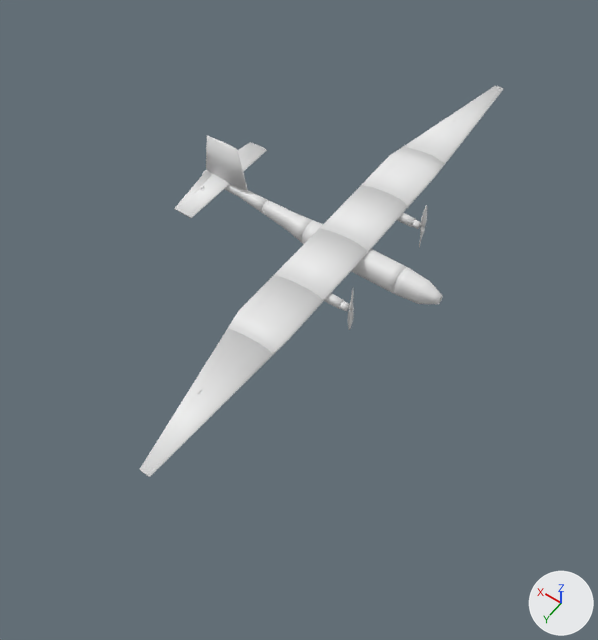
What one commit did to the glTF model docs/demo/data/step/30.glb.
The view is the same before and after, from a camera (50 mm lens) standing at (-0.83, 2.23, 2.76) and looking at (0.5, 0.36, -0.17). Lighting does not change. The marker at lower right points along +X, +Y and +Z. The first picture is the older version.

The scene before the commit, as lines of its bpy script (objects in view):
```python
ob_flap_l = bpy.data.objects.new('flap_L', me_flap_l)
ob_flap_l.location = (0.0, 0.0, 0.0)
ob_flap_r = bpy.data.objects.new('flap_R', me_flap_r)
ob_flap_r.location = (0.0, 0.0, 0.0)
ob_fuse1 = bpy.data.objects.new('fuse1', me_fuse1)
ob_fuse1.location = (0.0, 0.0, 0.0)
ob_fuse2 = bpy.data.objects.new('fuse2', me_fuse2)
ob_fuse2.location = (0.0, 0.0, 0.0)
ob_fuse3 = bpy.data.objects.new('fuse3', me_fuse3)
ob_fuse3.location = (0.0, 0.0, 0.0)
ob_fuse4 = bpy.data.objects.new('fuse4', me_fuse4)
ob_fuse4.location = (0.0, 0.0, 0.0)
ob_fuse5 = bpy.data.objects.new('fuse5', me_fuse5)
ob_fuse5.location = (0.0, 0.0, 0.0)
ob_wing_l1 = bpy.data.objects.new('wing_L1', me_wing_l1)
ob_wing_l1.location = (0.0, 0.0, 0.0)
ob_wing_l2 = bpy.data.objects.new('wing_L2', me_wing_l2)
ob_wing_l2.location = (0.0, 0.0, 0.0)
# also in view: 'vstab' at (1.15, 0.0, 0.14); 'wing_R1' at (0.51, 0.17, 0.04); 'wing_R2' at (0.48, 0.52, 0.04); 'wing_L3' at (0.47, -1.05, 0.04); 'aileron_R' at (0.54, 1.05, 0.04)
```
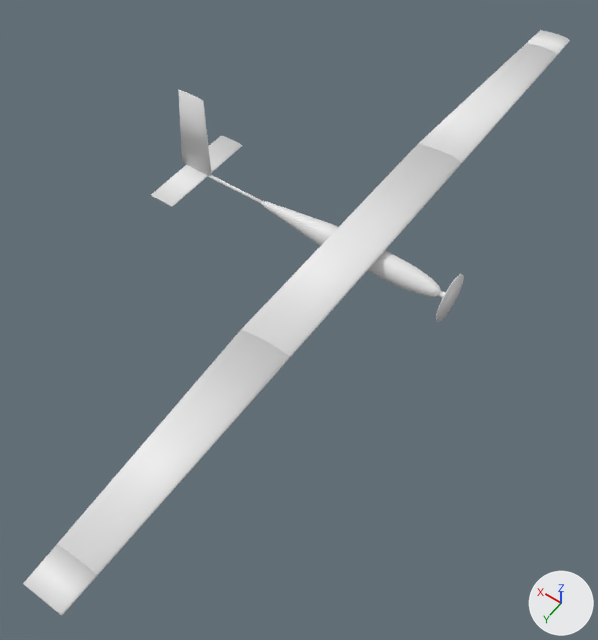
Boxes [x1, y1, x2, y2] around the edits, measured in the pictures (598 x 640 px):
'wing', added: after [23, 30, 570, 616]
'wing_R3', deleted: before [142, 333, 273, 477]
'aileron_R', reshaped (96% wider, 54% taller): before [139, 328, 238, 472]; after [57, 329, 252, 551]
'wing_R1', deleted: before [274, 228, 368, 301]
'wing_R2', deleted: before [239, 279, 323, 355]
'wing_L1', deleted: before [320, 185, 408, 252]
'fuselage', added: after [261, 201, 441, 297]
'wing_L2', deleted: before [374, 149, 444, 207]
'wing_L3', deleted: before [414, 86, 503, 165]
'aileron_L', reshaped (24% wider, 64% taller): before [404, 86, 497, 149]; after [418, 43, 534, 147]
'vtail', added: after [185, 92, 212, 176]
'htail', added: after [157, 138, 243, 207]
'fuse2', deleted: before [351, 249, 406, 294]
'hstab', deleted: before [179, 144, 267, 218]
'fuse1', deleted: before [394, 267, 443, 304]
'vstab', deleted: before [215, 139, 248, 190]
'fuse4', deleted: before [262, 200, 314, 243]
'rudder', reshaped: before [206, 136, 217, 176]; after [178, 89, 190, 166]
'flap_R', deleted: before [228, 275, 286, 333]
'flap_L', deleted: before [362, 146, 413, 188]
'prop', added: after [436, 274, 464, 322]
'fuse5', deleted: before [202, 170, 267, 213]
'elevator', added: after [151, 135, 227, 199]
'elevator_R', deleted: before [174, 171, 213, 211]
'fuse3', deleted (mostly hidden): before [302, 221, 323, 244]
'boom', added: after [189, 165, 262, 204]
'nacelle_R', deleted: before [324, 293, 344, 309]
'prop_R', deleted: before [348, 289, 354, 330]
'prop_L', deleted: before [419, 205, 427, 248]
'nacelle_L', deleted: before [397, 213, 415, 227]
'elevator_L', deleted: before [207, 142, 254, 172]
'motor_R', deleted: before [339, 301, 349, 311]
'motor_L', deleted: before [411, 219, 421, 229]
part 3 of me_rudder, deleted: before [206, 136, 217, 176]
part 4 of me_rudder, added: after [178, 89, 190, 166]

The edits, one by one:
me_aileron_l is used by ob_aileron_l; location (0.0, 0.0, 0.0).
me_aileron_l had 160 vertices, 316 faces and spanned x 0.46..0.619, y -1.4..-0.7, z 0.032..0.046.
me_aileron_l now has 96 vertices, 188 faces and spans x 0.441..0.544, y -1.782..-0.702, z 0.081..0.095.
me_aileron_l part 1: 160 vertices removed from x 0.46..0.619, y -1.4..-0.7, z 0.032..0.046; 96 vertices added at x 0.441..0.544, y -1.782..-0.702, z 0.081..0.095.
me_aileron_r is used by ob_aileron_r; location (0.0, 0.0, 0.0).
me_aileron_r had 160 vertices, 316 faces and spanned x 0.46..0.619, y 0.7..1.4, z 0.032..0.046.
me_aileron_r now has 96 vertices, 188 faces and spans x 0.441..0.544, y 0.702..1.782, z 0.081..0.095.
me_aileron_r part 2: 160 vertices removed from x 0.46..0.619, y 0.7..1.4, z 0.032..0.046; 96 vertices added at x 0.441..0.544, y 0.702..1.782, z 0.081..0.095.
me_rudder is used by ob_rudder; location (0.0, 0.0, 0.0).
me_rudder had 160 vertices, 316 faces and spanned x 1.229..1.312, y -0.008..0.008, z 0.034..0.254.
me_rudder now has 96 vertices, 188 faces and spans x 1.382..1.47, y -0.005..0.005, z 0.0..0.448.
me_rudder part 3: 160 vertices removed from x 1.229..1.312, y -0.008..0.008, z 0.034..0.254.
me_rudder part 4: 96 vertices added at x 1.382..1.47, y -0.005..0.005, z 0.0..0.448.
Mesh me_prop is new.
It is a 48-sided cylinder along x spanning x -0.042..-0.038, y -0.114..0.114, z -0.114..0.114.
Mesh me_boom is new.
It has 192 vertices, 384 faces and spans x 0.85..1.42, y -0.008..0.008, z -0.008..0.008.
Mesh me_fuselage is new.
It has 1058 vertices, 2112 faces and spans x 0.0..1.0, y -0.058..0.058, z -0.058..0.058.
Mesh me_vtail is new.
It has 96 vertices, 188 faces and spans x 1.28..1.413, y -0.008..0.008, z 0.0..0.448.
Mesh me_elevator is new.
It has 96 vertices, 188 faces and spans x 1.396..1.438, y -0.27..0.27, z -0.003..0.003.
Mesh me_htail is new.
It has 96 vertices, 188 faces and spans x 1.3..1.396, y -0.27..0.27, z -0.005..0.005.
Mesh me_wing is new.
It has 470 vertices, 928 faces and spans x 0.3..0.54, y -1.94..1.94, z 0.08..0.1.
Object 'fuse1' (ob_fuse1) is deleted.
Object 'fuse2' (ob_fuse2) is deleted.
Object 'fuse3' (ob_fuse3) is deleted.
Object 'fuse4' (ob_fuse4) is deleted.
Object 'fuse5' (ob_fuse5) is deleted.
Object 'wing_L1' (ob_wing_l1) is deleted.
Object 'wing_L2' (ob_wing_l2) is deleted.
Object 'flap_L' (ob_flap_l) is deleted.
Object 'wing_L3' (ob_wing_l3) is deleted.
Object 'wing_R1' (ob_wing_r1) is deleted.
Object 'wing_R2' (ob_wing_r2) is deleted.
Object 'flap_R' (ob_flap_r) is deleted.
Object 'wing_R3' (ob_wing_r3) is deleted.
Object 'nacelle_L' (ob_nacelle_l) is deleted.
Object 'motor_L' (ob_motor_l) is deleted.
Object 'prop_L' (ob_prop_l) is deleted.
Object 'nacelle_R' (ob_nacelle_r) is deleted.
Object 'motor_R' (ob_motor_r) is deleted.
Object 'prop_R' (ob_prop_r) is deleted.
Object 'hstab' (ob_hstab) is deleted.
Object 'elevator_L' (ob_elevator_l) is deleted.
Object 'elevator_R' (ob_elevator_r) is deleted.
Object 'vstab' (ob_vstab) is deleted.
Object 'prop' (ob_prop) is new; it shows me_prop.
Its location is (0.0, 0.0, 0.0).
Object 'boom' (ob_boom) is new; it shows me_boom.
Its location is (0.0, 0.0, 0.0).
Object 'fuselage' (ob_fuselage) is new; it shows me_fuselage.
Its location is (0.0, 0.0, 0.0).
Object 'vtail' (ob_vtail) is new; it shows me_vtail.
Its location is (0.0, 0.0, 0.0).
Object 'elevator' (ob_elevator) is new; it shows me_elevator.
Its location is (0.0, 0.0, 0.0).
Object 'htail' (ob_htail) is new; it shows me_htail.
Its location is (0.0, 0.0, 0.0).
Object 'wing' (ob_wing) is new; it shows me_wing.
Its location is (0.0, 0.0, 0.0).
